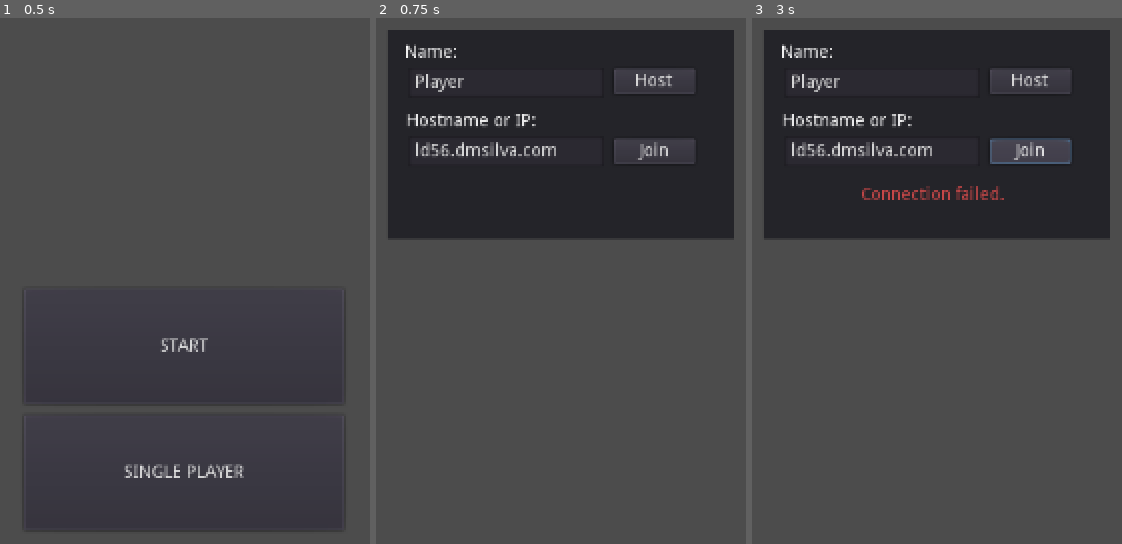
Above: before the commit, frames 1-3 (left to right).
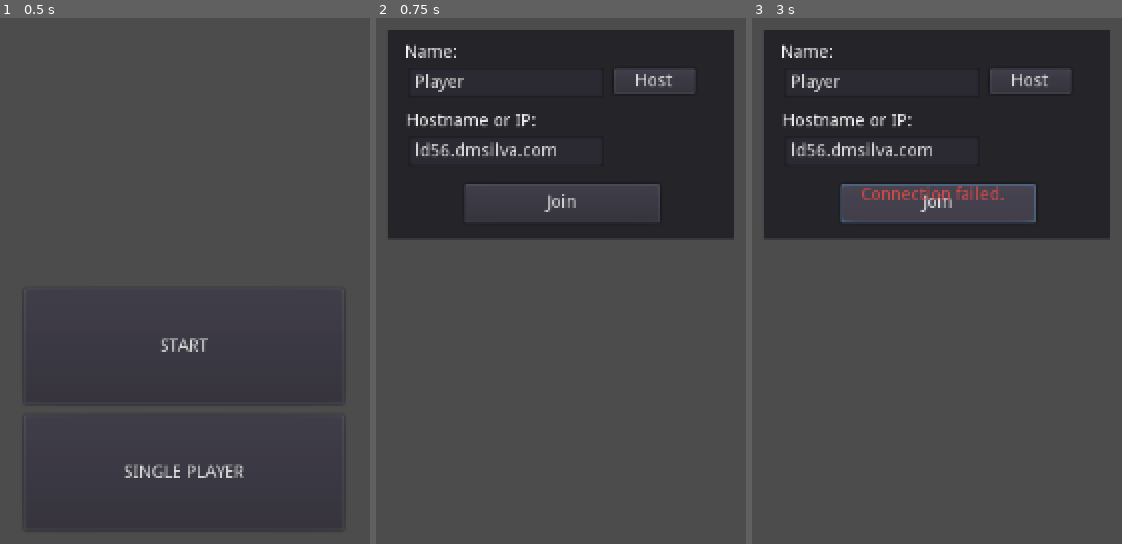
Above: after the commit, the same moments.

Repository: davesilva/ludum-dare-56
Game: Godot game, scene res://game/MAIN.tscn
Two runs of this game, one before a commit and one after it. Both use one fixed random seed, a clock stepped at 60 frames per second and the inputs below.
Inputs:
- Up to frame 1 (0.5 s): no input
- Up to frame 2 (0.75 s): click "START" at 0.5 s
- Up to frame 3 (3 s): click "Host" at 1.25 s; click "START" at 2 s; click "Join" at 2.75 s

Frame 1 is identical in both runs. In frame 2, 3.1% of the frame differs, in the area x 24-86%, y 23-39%; in frame 3, 4.6%, in the area x 23-87%, y 22-39%.

Commit message:
Hide irrelevant menu options in the web build

Diff:
--- a/game/contexts/lobby_context/lobby_context.gd
+++ b/game/contexts/lobby_context/lobby_context.gd
@@ -15,6 +15,11 @@
 	Game.connect("game_ended", self, "_on_game_ended")
 	Game.connect("game_error", self, "_on_game_error")
 	$Connect/Name.text = "Player"
+	if OS.has_feature("web"):
+		$Connect/Host.hide()
+		$Connect/IPLabel.hide()
+		$Connect/IPAddress.hide()
+
 
 
 func _on_host_pressed():
--- a/game/contexts/lobby_context/lobby_context.tscn
+++ b/game/contexts/lobby_context/lobby_context.tscn
@@ -106,10 +106,10 @@
 text = "Host"
 
 [node name="Join" type="Button" parent="Connect"]
-margin_left = 181.0
-margin_top = 87.0
-margin_right = 246.0
-margin_bottom = 107.0
+margin_left = 61.5
+margin_top = 122.5
+margin_right = 217.5
+margin_bottom = 153.5
 size_flags_horizontal = 2
 size_flags_vertical = 2
 text = "Join"
--- a/game/contexts/title_context/title_context.gd
+++ b/game/contexts/title_context/title_context.gd
@@ -13,6 +13,8 @@
 func _ready():
 	start_button.connect("pressed", self, "_on_start_clicked")
 	single_player_button.connect("pressed", self, "_on_single_player_clicked")
+	if OS.has_feature("web"):
+		single_player_button.hide()
 
 
 func _on_start_clicked():
